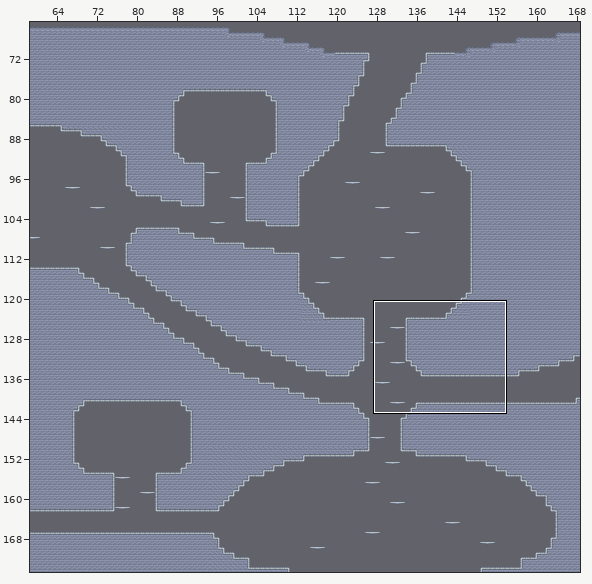
Tiled map (JSON), stored at frontend/src/game/assets/Maps/Ceres.json. Above, an overview of the earlier version with the close-up marked.
Close-up. The starting point:
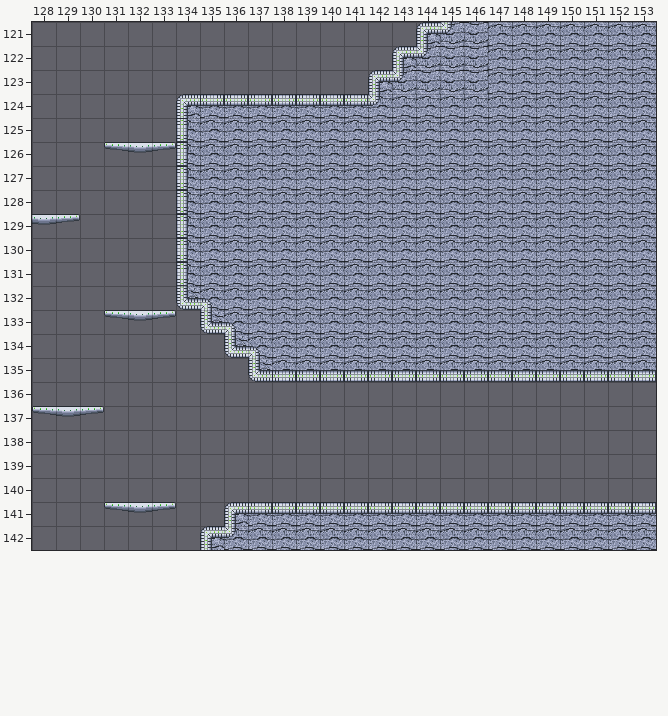
Cells are 32x32 px. Shown: x 128..153, y 121..142. The commit also changed other parts of the map, which this record leaves out.
The result:
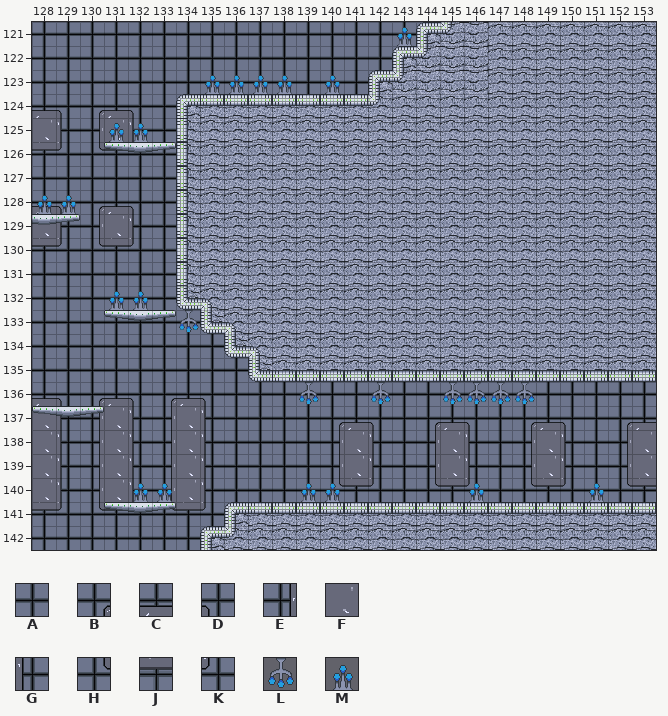
Key: from "Wall_Tiles": A 0, B 20, C 21, D 22, E 30, F 31, G 32, H 40, J 41, K 42, L 67, M 69.
_ is an empty cell.
Tiles of an added or newly shown layer are drawn over the layers below it.
See-through tiles are keyed as they look on the map.
Difference:
Changed rows in their new state; . is an unchanged cell.
Layer "Walls" (added):
first column x 128:
121 AAAAAAAAAAAAAAAAA.........
122 AAAAAAAAAAAAAAAA..........
123 AAAAAAAAAAAAAAA...........
124 CDBCDAA...................
125 FGEFGA....................
126 JKHJKA....................
127 AAAAAA....................
128 CDBCDA....................
129 .GEFGA....................
130 JKHJKA....................
131 AAAAAA....................
132 AAAAAAA...................
133 AAAAAAAA..................
134 AAAAAAAAA.................
135 AAAAAAAAAA................
136 CDBCDBCDAAAAAAAAAAAAAAAAAA
137 .GEFGEFGAAAABCDABCDABCDABC
138 FGEFGEFGAAAAEFGAEFGAEFGAEF
139 FGEFGEFGAAAAEFGAEFGAEFGAEF
140 FGEFGEFGAAAAHJKAHJKAHJKAHJ
141 JKHJKHJKA.................
142 AAAAAAAA..................
Layer "Lights" (added):
first column x 128:
121 ...............M
123 .......MMMM.M...
125 ...MM...........
128 MM..............
first column x 131:
132 MM................
133 ...L..............
136 ........L..L..LLLL
first column x 132:
140 MM.....MM.....M....M
